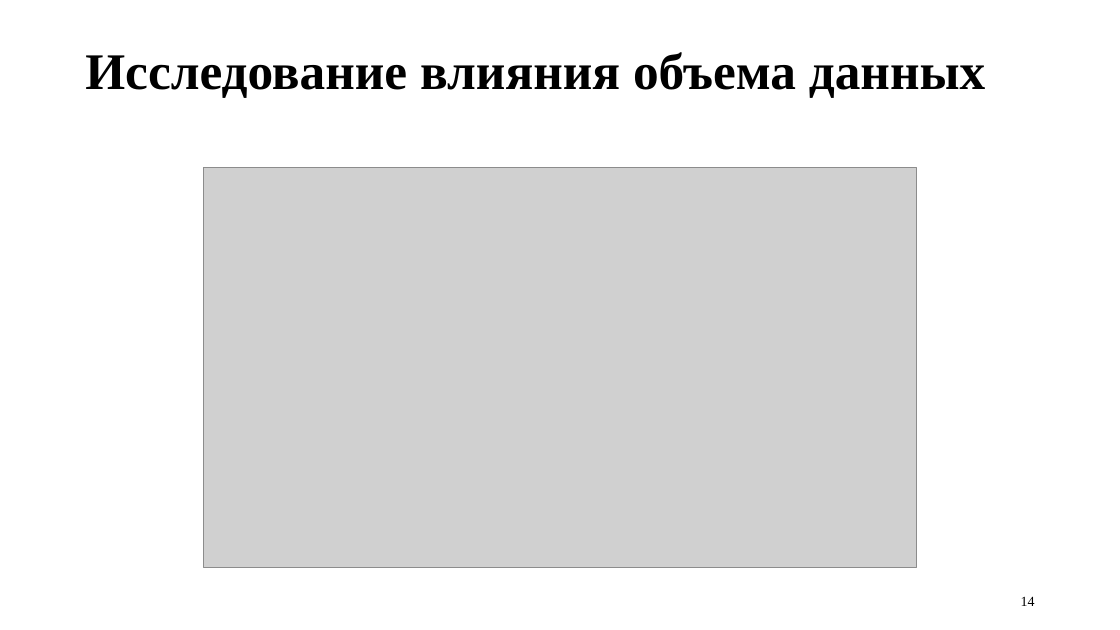
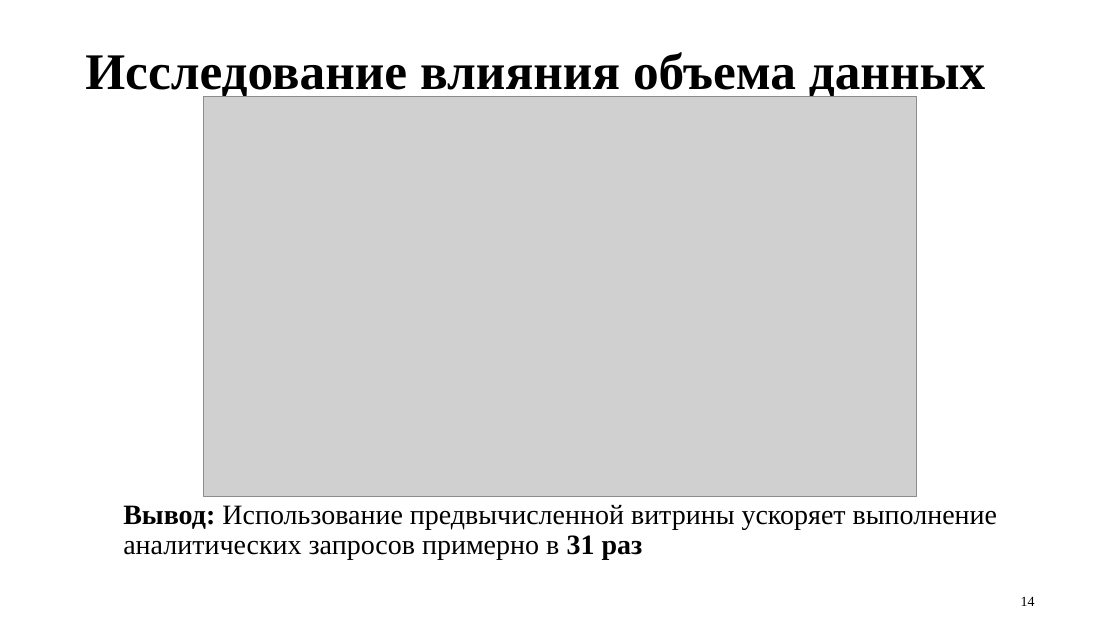
Before and after one commit to uBaxa0IQ/BD_Coursework, a slide deck: slide 14 of prez/prez.pptx. Drawn at 1120x630 pixels with LibreOffice and Linux fonts; fonts in the diff are those of the drawing; grey boxes stand for pictures. Boxes give left, top, right and bottom in pixels: in the first picture for what was removed or moved away, otherwise in the second. Text is boxed around its words. In the diff, an @@ line names an element or a change of style, - is before the commit and + after.

```diff
--- a/prez/prez.pptx
+++ b/prez/prez.pptx
@@ picture: place and size @@
-picture at (203,168,918,568)
+picture at (203,97,918,497)
@@ text added at (123,504,997,560), 24 pt, text #000000 @@
+Вывод: Использование предвычисленной витрины ускоряет выполнение аналитических запросов примерно в 31 раз
```
Also in this commit, not shown: 7 other slides changed, 6 other files.
